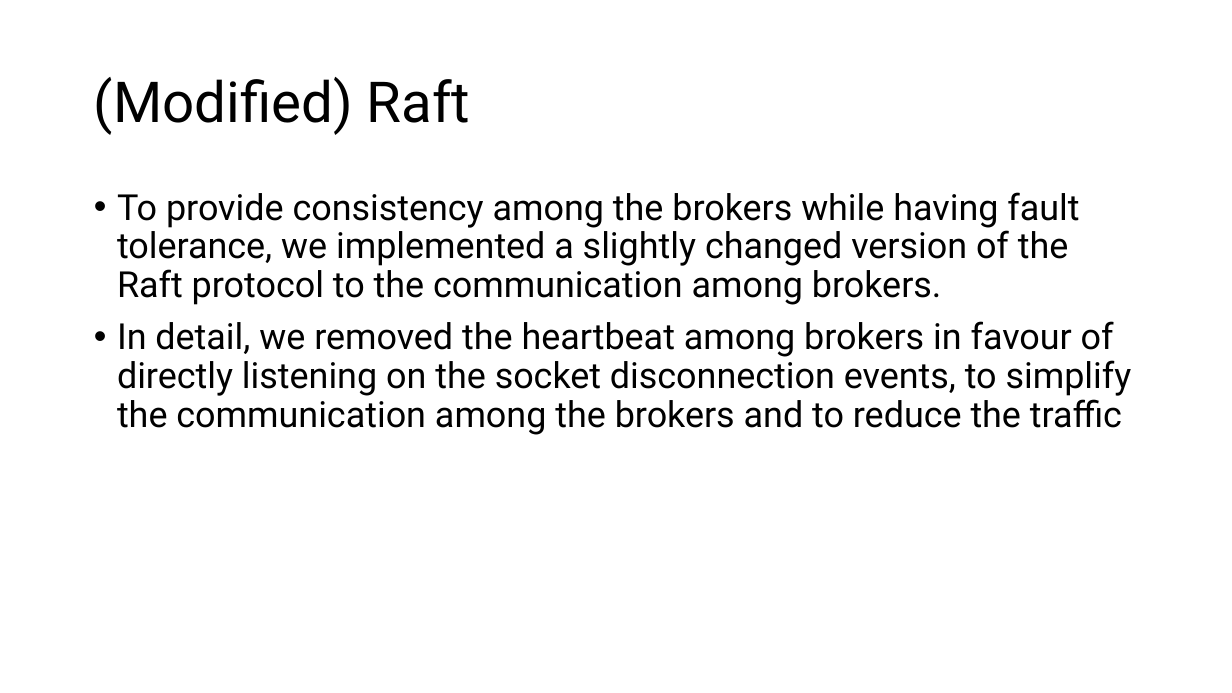
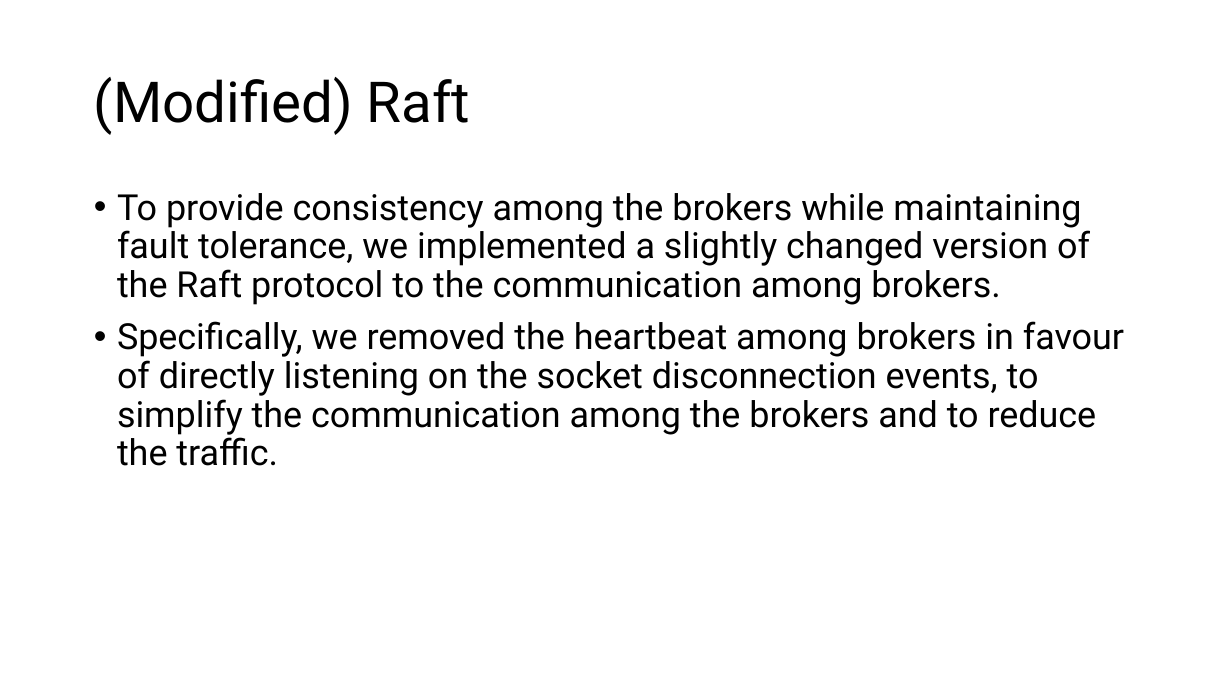
Before and after one commit to matteo-figini/ds-queuing-system, a slide deck: slide 7 of ds-queuing-system/deliverables/slides/Presentazione Progetto.pptx. Drawn at 1232x693 pixels with LibreOffice and Linux fonts; fonts in the diff are those of the drawing. Boxes give left, top, right and bottom in pixels: in the first picture for what was removed or moved away, otherwise in the second. Text is boxed around its words. In the diff, an @@ line names an element or a change of style, - is before the commit and + after.

Commit message:
[DELIVERABLES] Added raft's slides to the presentation.

```diff
--- a/ds-queuing-system/deliverables/slides/Presentazione Progetto.pptx
+++ b/ds-queuing-system/deliverables/slides/Presentazione Progetto.pptx
@@ text at [117,193,1124,466]: text changed @@
-• To provide consistency among the brokers while having fault tolerance, we implemented a slightly changed version of the Raft protocol to the communication among brokers.
-• In detail, we removed the heartbeat among brokers in favour of directly listening on the socket disconnection events, to simplify the communication among the brokers and to reduce the traffic
+• To provide consistency among the brokers while maintaining fault tolerance, we implemented a slightly changed version of the Raft protocol to the communication among brokers.
+• Specifically, we removed the heartbeat among brokers in favour of directly listening on the socket disconnection events, to simplify the communication among the brokers and to reduce the traffic.
```
Also in this commit, not shown: 1 other slide changed.
